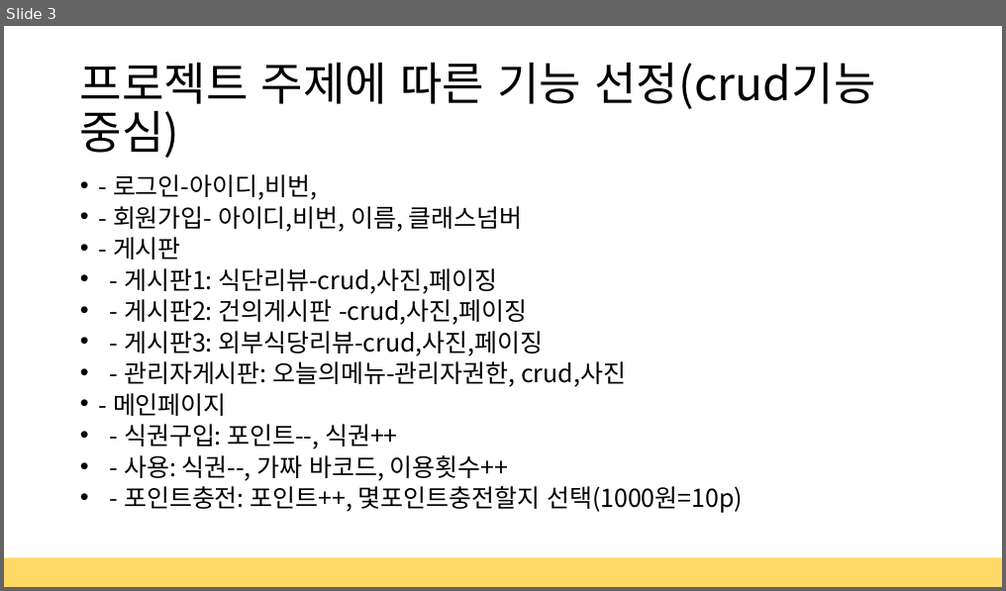
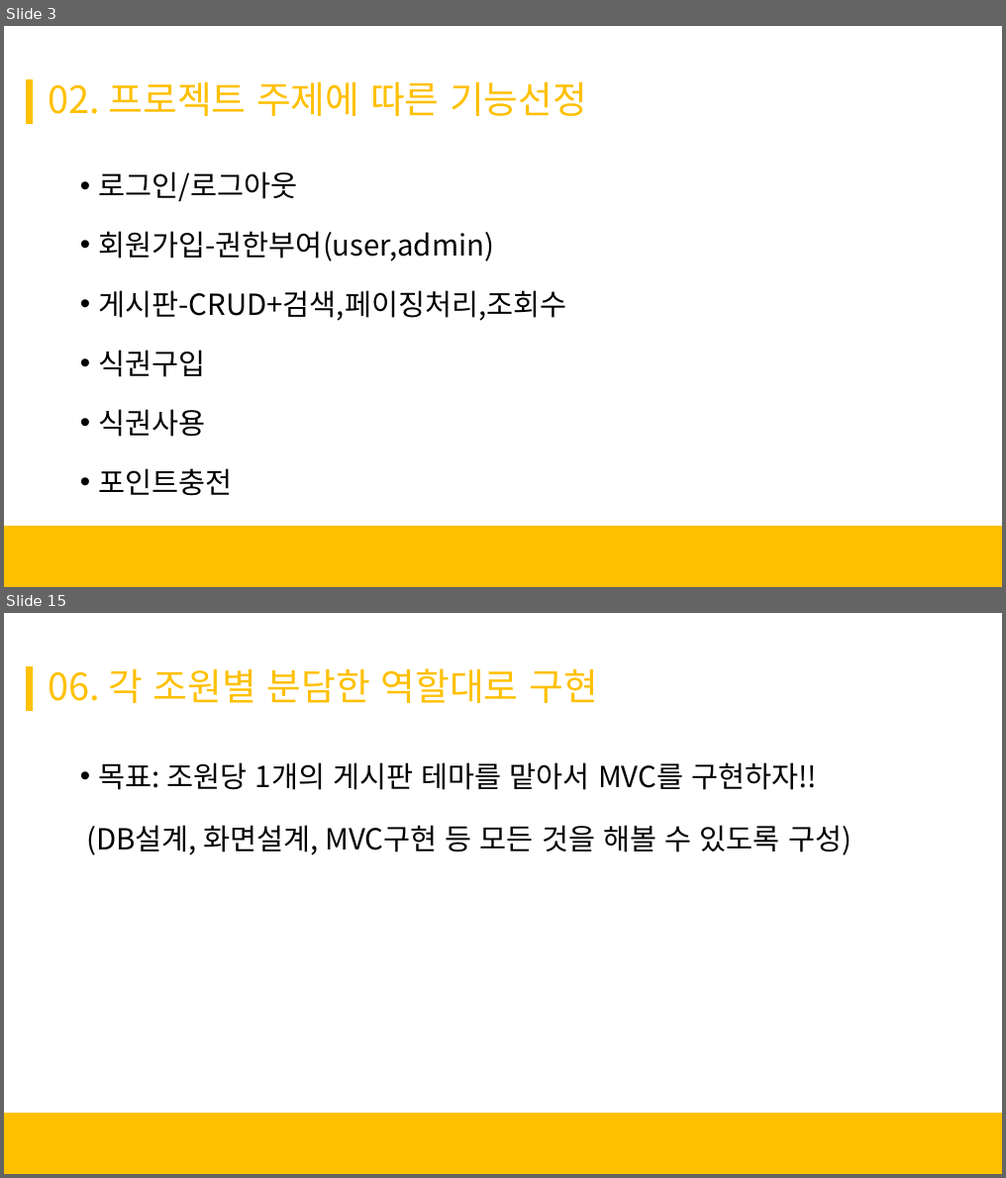
Before and after one commit to Mishuni/Multi_Food, a slide deck: 세미 프로젝트 결과발표.pptx. Shown one above the other, each under a label of ours: slide 3 before the commit, slides 3 and 15 after it; the slides between them are not shown. The pictures are 1006x591 and 1006x1178 pixels, drawn with LibreOffice and Linux fonts; fonts in the diff are those of the drawing; background and template pictures are left out. Boxes give left, top, right and bottom in pixels: in the first picture for what was removed or moved away, otherwise in the second. Text is boxed around its words. In the diff, an @@ line names an element or a change of style, - is before the commit and + after.

```diff
--- a/세미 프로젝트 결과발표.pptx
+++ b/세미 프로젝트 결과발표.pptx
@@ slide 15 added at (4, 613, 1002, 1174), background #FFFFFF; not listed: 2 template elements that a slide beside it also shows @@
@@ title added at (49, 668, 598, 703), 36 pt, text #FFC000 @@
+06. 각 조원별 분담한 역할대로 구현
@@ text added at (86, 762, 851, 856), 28 pt, text #000000 @@
+• 목표: 조원당 1개의 게시판 테마를 맡아서 MVC를 구현하자!!
+(DB설계, 화면설계, MVC구현 등 모든 것을 해볼 수 있도록 구성)
@@ slide 3 changed as well @@
@@ rectangle added at (27, 80, 33, 124), fill #FFC000, outline #FFC000 1 pt @@
@@ title at (49, 81, 587, 116): text changed; size 44 to 36 pt; text colour #000000 to #FFC000 @@
-프로젝트 주제에 따른 기능 선정(crud기능 중심)
+02. 프로젝트 주제에 따른 기능선정
@@ text at (99, 172, 567, 496): text changed; size 23.8 to 28 pt @@
-• - 로그인-아이디,비번,
-• - 회원가입- 아이디,비번, 이름, 클래스넘버
-• - 게시판
-• - 게시판1: 식단리뷰-crud,사진,페이징
-• - 게시판2: 건의게시판 -crud,사진,페이징
-• - 게시판3: 외부식당리뷰-crud,사진,페이징
-• - 관리자게시판: 오늘의메뉴-관리자권한, crud,사진
-• - 메인페이지
-• - 식권구입: 포인트--, 식권++
-• - 사용: 식권--, 가짜 바코드, 이용횟수++
-• - 포인트충전: 포인트++, 몇포인트충전할지 선택(1000원=10p)
+• 로그인/로그아웃
+• 회원가입-권한부여(user,admin)
+• 게시판-CRUD+검색,페이징처리,조회수
+• 식권구입
+• 식권사용
+• 포인트충전
@@ rectangle added at (4, 526, 1002, 587), fill #FFC000, outline #FFC000 1 pt @@
@@ rectangle removed at (4, 559, 1002, 587) @@
```
Also in this commit, not shown: 4 other slides changed, 9 other slides added, 3 slides removed, 25 other files.
